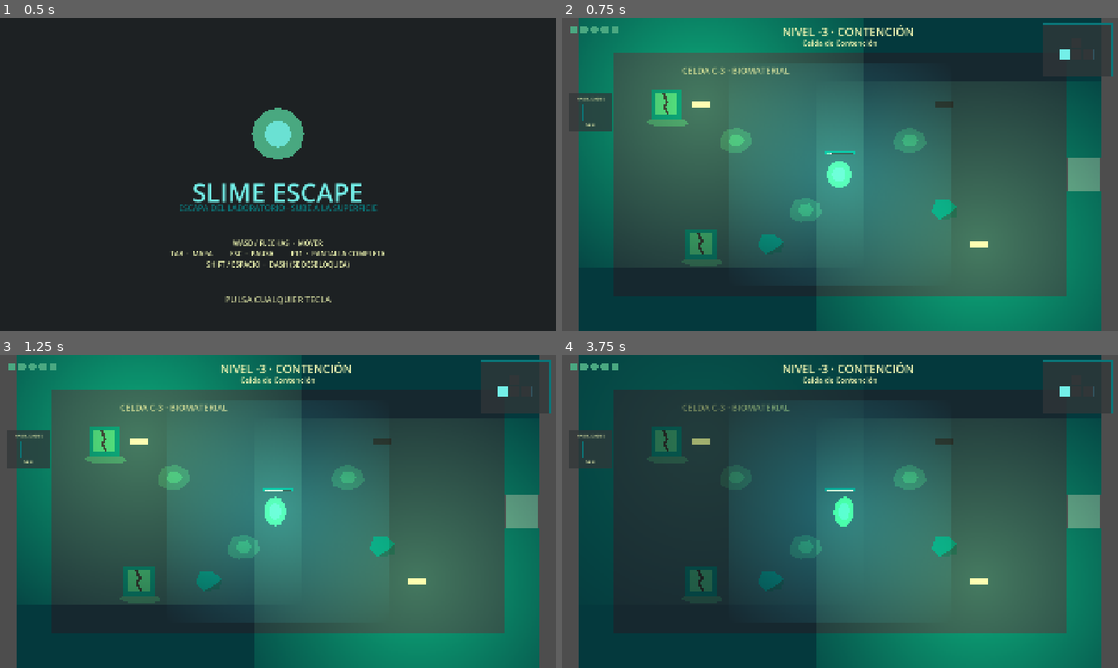
Above: before the commit, frames 1-4 (two rows, left to right).
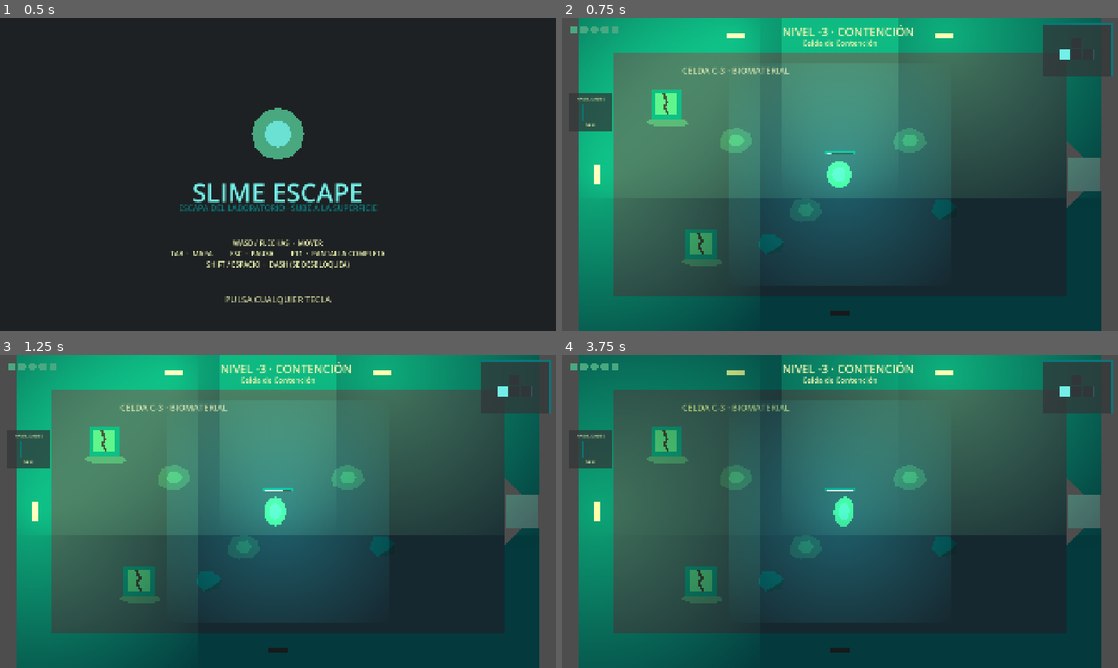
Above: after the commit, the same moments.

Repository: alfonso1031/game_jam
Game: Godot game, scene res://ui/title.tscn
Same seed, same stepped clock (60 frames per second), same inputs: the game is played once before the commit and once after it.
Inputs (mouse positions are in pixels of both pictures, inside the frame that each line leads up to):
- Up to frame 1 (0.5 s): no input
- Up to frame 2 (0.75 s): tap Enter at 0.5 s; move the mouse to (962, 158) at 0.52 s; hold D (move_right) from 0.53 s (still down); tap Shift (dash) at 0.6 s; click (962, 158) at 0.67 s
- Up to frame 3 (1.25 s): keep holding D (move_right)
- Up to frame 4 (3.75 s): tap Space at 1.25, 2.75 s; move the mouse to (728, 527) at 1.27 s; release D (move_right) at 1.28 s; hold S (move_down) 1.28-2.03 s; tap Shift (dash) every 0.75 s from 1.35 to 3.6 s; tap Enter at 2, 3.5 s; move the mouse to (895, 442) at 2.02 s; hold D (move_right) 2.03-2.78 s; move the mouse to (812, 574) at 2.77 s; hold W (move_up) 2.78-3.53 s; click (812, 574) at 2.92 s; move the mouse to (1006, 558) at 3.52 s; hold A (move_left) from 3.53 s (still down)

Frame 1 is identical in both runs. In frame 2, 60% of the frame differs, in the area x 3-97%, y 0-100%; in frame 3, 59%; in frame 4, 62%.

Commit message:
feat: puertas en embudo, lámparas de pared y carga mínima más corta
Puertas más fáciles de entrar sin tocar el diseño de las salas:

- El hueco del muro pasa de 120 a 240 px y las jambas de la escena de puerta lo
  estrechan en diagonal hasta el paso útil de 120 px, formando un embudo. Las
  jambas van en door.tscn / elevator.tscn dibujadas hacia el este y la escena
  se rota según `direction`, así que la geometría se escribe una vez y sirve
  para las cuatro orientaciones
- El embudo no serviría de nada por sí solo: hasta ahora cualquier roce cortaba
  el recorrido, así que tocar la diagonal habría contado como choque frontal.
  Se añade deflexión rasante: si el ángulo con la normal supera GRAZE_DOT el
  slime se desliza por la superficie y el recorrido continúa en la dirección
  desviada; solo los golpes frontales aturden. Aplica también al DASH
- Un hueco golpeado de frente sigue frenando en seco, así que el hueco de
  L2_BIOLAB sigue siendo una puerta de progresión

Lámparas: dejan de ser objetos sueltos en el suelo, donde se leían como cosas
recogibles, y pasan a estar empotradas en la banda de muro. Se declaran por
lado e índice de celda a lo largo de ese muro (lamps_n, dead_lamps_s, …) en vez
de por celda del suelo, y en los muros laterales el aplique se rota 90°. De
paso dejan de competir con tanques y escombros por las celdas del suelo.

MIN_CHARGE_TIME baja de 0.18 a 0.12 s: sigue castigando el machaque sin volver
torpe un toque rápido intencionado.

README: las instrucciones de arranque dejan de depender de una instalación
concreta. Se explica la vía del editor (importar la carpeta prueba_2/) y la de
consola con `godot --path prueba_2`, y se enlaza la descarga de Godot.

Diff:
--- a/prueba_2/actors/player/slime.gd
+++ b/prueba_2/actors/player/slime.gd
@@ -9,7 +9,7 @@
 const MAX_CHARGE_TIME := 1.0
 # Por debajo de este tiempo no hay impulso: machacar teclas no es movimiento.
 # El desplazamiento continuo es una habilidad futura (piernas).
-const MIN_CHARGE_TIME := 0.18
+const MIN_CHARGE_TIME := 0.12
 const MIN_DISTANCE := 112.0
 const MAX_DISTANCE := 520.0
 
@@ -41,6 +41,11 @@
 const DASH_RAMP := 0.22
 const DASH_TIME := 0.32
 const DASH_COOLDOWN := 0.8
+
+# Un impacto rasante desvía en vez de cortar el recorrido: es lo que hace que
+# las jambas en embudo de las puertas guíen hacia adentro. Por encima de este
+# coseno el golpe se considera frontal y sí aturde.
+const GRAZE_DOT := 0.85
 
 const INVULN_TIME := 1.0
 const KNOCKBACK := 620.0
@@ -163,10 +168,31 @@
 	var step: float = min(speed * delta, _remaining)
 	var collision := move_and_collide(_charge_dir * step)
 	_remaining -= step
+
 	if collision != null:
-		_begin_recovery(WALL_RECOVERY_TIME)
-	elif _remaining <= 0.001:
+		var deflected := _deflect(collision, _charge_dir)
+		if deflected == Vector2.ZERO:
+			_begin_recovery(WALL_RECOVERY_TIME)
+			return
+		_charge_dir = deflected
+		_facing = deflected
+
+	if _remaining <= 0.001:
 		_begin_recovery(RECOVERY_TIME)
+
+# Golpe rasante: se desliza por la superficie y el recorrido continúa en la
+# dirección desviada. Golpe frontal: devuelve ZERO y el llamador aturde.
+func _deflect(collision: KinematicCollision2D, dir: Vector2) -> Vector2:
+	var normal := collision.get_normal()
+	if -dir.dot(normal) >= GRAZE_DOT:
+		return Vector2.ZERO
+
+	var slide := collision.get_remainder().slide(normal)
+	if slide.is_zero_approx():
+		return Vector2.ZERO
+
+	move_and_collide(slide)
+	return slide.normalized()
 
 # Perfil compartido por el impulso y el DASH: arranca acelerando desde una
 # fracción del pico y cae exponencialmente hasta una velocidad final finita
@@ -225,9 +251,15 @@
 
 	var collision := move_and_collide(_facing * speed * delta)
 	_dash_time -= delta
+
 	if collision != null:
-		_end_dash(true)
-	elif _dash_time <= 0.0:
+		var deflected := _deflect(collision, _facing)
+		if deflected == Vector2.ZERO:
+			_end_dash(true)
+			return
+		_facing = deflected
+
+	if _dash_time <= 0.0:
 		_end_dash(false)
 
 func _end_dash(collided: bool) -> void:
--- a/prueba_2/world/props/door.gd
+++ b/prueba_2/world/props/door.gd
@@ -1,6 +1,10 @@
 extends Area2D
 
 const Palette := preload("res://core/palette.gd")
+
+# Las jambas en embudo están dibujadas mirando al este; la escena se rota para
+# que apunten hacia afuera del lado que corresponda.
+const OUTWARD_ROTATION := {"E": 0.0, "O": PI, "N": -PI / 2.0, "S": PI / 2.0}
 
 @export var direction: String = "E"
 
@@ -12,6 +16,7 @@
 @onready var plate: ColorRect = $Plate
 
 func _ready() -> void:
+	rotation = OUTWARD_ROTATION.get(direction, 0.0)
 	body_exited.connect(_on_body_exited)
 	_apply_seal_visual()
 	await get_tree().physics_frame
--- a/prueba_2/world/props/door.tscn
+++ b/prueba_2/world/props/door.tscn
@@ -19,4 +19,20 @@
 color = Color(0.45098, 0.937255, 0.909804, 0.5)
 mouse_filter = 2
 
+[node name="Jambs" type="StaticBody2D" parent="."]
+
+[node name="ShapeUpper" type="CollisionPolygon2D" parent="Jambs"]
+polygon = PackedVector2Array(-60, -120, 0, -60, 60, -60, 60, -120)
+
+[node name="ShapeLower" type="CollisionPolygon2D" parent="Jambs"]
+polygon = PackedVector2Array(-60, 120, 0, 60, 60, 60, 60, 120)
+
+[node name="VisualUpper" type="Polygon2D" parent="Jambs"]
+color = Color(0.039216, 0.466667, 0.478431, 1)
+polygon = PackedVector2Array(-60, -120, 0, -60, 60, -60, 60, -120)
+
+[node name="VisualLower" type="Polygon2D" parent="Jambs"]
+color = Color(0.039216, 0.466667, 0.478431, 1)
+polygon = PackedVector2Array(-60, 120, 0, 60, 60, 60, 60, 120)
+
 [connection signal="body_entered" from="." to="." method="_on_body_entered"]
--- a/prueba_2/world/props/elevator.gd
+++ b/prueba_2/world/props/elevator.gd
@@ -1,6 +1,8 @@
 extends Area2D
 
 const Palette := preload("res://core/palette.gd")
+
+const OUTWARD_ROTATION := {"E": 0.0, "O": PI, "N": -PI / 2.0, "S": PI / 2.0}
 
 @export var direction: String = "N"
 
@@ -10,6 +12,7 @@
 @onready var plate: ColorRect = $Plate
 
 func _ready() -> void:
+	rotation = OUTWARD_ROTATION.get(direction, 0.0)
 	body_exited.connect(_on_body_exited)
 	_apply_seal_visual()
 	await get_tree().physics_frame
--- a/prueba_2/world/props/elevator.tscn
+++ b/prueba_2/world/props/elevator.tscn
@@ -27,4 +27,20 @@
 color = Color(0.92549, 0.952941, 0.690196, 1)
 mouse_filter = 2
 
+[node name="Jambs" type="StaticBody2D" parent="."]
+
+[node name="ShapeUpper" type="CollisionPolygon2D" parent="Jambs"]
+polygon = PackedVector2Array(-60, -120, 0, -60, 60, -60, 60, -120)
+
+[node name="ShapeLower" type="CollisionPolygon2D" parent="Jambs"]
+polygon = PackedVector2Array(-60, 120, 0, 60, 60, 60, 60, 120)
+
+[node name="VisualUpper" type="Polygon2D" parent="Jambs"]
+color = Color(0.039216, 0.466667, 0.478431, 1)
+polygon = PackedVector2Array(-60, -120, 0, -60, 60, -60, 60, -120)
+
+[node name="VisualLower" type="Polygon2D" parent="Jambs"]
+color = Color(0.039216, 0.466667, 0.478431, 1)
+polygon = PackedVector2Array(-60, 120, 0, 60, 60, 60, 60, 120)
+
 [connection signal="body_entered" from="." to="." method="_on_body_entered"]
--- a/prueba_2/world/rooms/l2_ascensor.tscn
+++ b/prueba_2/world/rooms/l2_ascensor.tscn
@@ -11,15 +11,16 @@
 size = Vector2(120, 840)
 
 [sub_resource type="RectangleShape2D" id="3"]
-size = Vector2(840, 120)
+size = Vector2(780, 120)
 
 [sub_resource type="RectangleShape2D" id="4"]
-size = Vector2(120, 360)
+size = Vector2(120, 300)
 
 [node name="L2Ascensor" type="Node2D"]
 script = ExtResource("1")
-lamps = Array[Vector2i]([Vector2i(2, 1), Vector2i(10, 4)])
-dead_lamps = Array[Vector2i]([Vector2i(5, 1)])
+lamps_n = Array[int]([3, 9])
+lamps_o = Array[int]([3])
+dead_lamps_n = Array[int]([6])
 tanks = Array[Vector2i]([Vector2i(1, 4)])
 debris = Array[Vector2i]([Vector2i(3, 5), Vector2i(9, 1)])
 puddles = Array[Vector2i]([Vector2i(4, 4)])
@@ -50,12 +51,12 @@
 [node name="WallBottomLeft" type="ColorRect" parent="."]
 offset_left = 60.0
 offset_top = 960.0
-offset_right = 900.0
+offset_right = 840.0
 offset_bottom = 1080.0
 color = Color(0.039216, 0.466667, 0.478431, 1)
 
 [node name="WallBottomRight" type="ColorRect" parent="."]
-offset_left = 1020.0
+offset_left = 1080.0
 offset_top = 960.0
 offset_right = 1860.0
 offset_bottom = 1080.0
@@ -65,12 +66,12 @@
 offset_left = 1740.0
 offset_top = 120.0
 offset_right = 1860.0
-offset_bottom = 480.0
+offset_bottom = 420.0
 color = Color(0.039216, 0.466667, 0.478431, 1)
 
 [node name="WallRightLower" type="ColorRect" parent="."]
 offset_left = 1740.0
-offset_top = 600.0
+offset_top = 660.0
 offset_right = 1860.0
 offset_bottom = 960.0
 color = Color(0.039216, 0.466667, 0.478431, 1)
@@ -86,19 +87,19 @@
 shape = SubResource("2")
 
 [node name="BottomLeft" type="CollisionShape2D" parent="Walls"]
-position = Vector2(480, 1020)
+position = Vector2(450, 1020)
 shape = SubResource("3")
 
 [node name="BottomRight" type="CollisionShape2D" parent="Walls"]
-position = Vector2(1440, 1020)
+position = Vector2(1470, 1020)
 shape = SubResource("3")
 
 [node name="RightUpper" type="CollisionShape2D" parent="Walls"]
-position = Vector2(1800, 300)
+position = Vector2(1800, 270)
 shape = SubResource("4")
 
 [node name="RightLower" type="CollisionShape2D" parent="Walls"]
-position = Vector2(1800, 780)
+position = Vector2(1800, 810)
 shape = SubResource("4")
 
 [node name="ElevatorS" parent="." instance=ExtResource("3")]
--- a/prueba_2/world/rooms/l2_biolab.tscn
+++ b/prueba_2/world/rooms/l2_biolab.tscn
@@ -8,12 +8,13 @@
 size = Vector2(1800, 120)
 
 [sub_resource type="RectangleShape2D" id="2"]
-size = Vector2(120, 360)
+size = Vector2(120, 300)
 
 [node name="L2Biolab" type="Node2D"]
 script = ExtResource("1")
-lamps = Array[Vector2i]([Vector2i(3, 1), Vector2i(9, 5)])
-dead_lamps = Array[Vector2i]([Vector2i(10, 4)])
+lamps_n = Array[int]([3, 9])
+lamps_s = Array[int]([3, 9])
+dead_lamps_s = Array[int]([6])
 tanks = Array[Vector2i]([Vector2i(4, 1), Vector2i(5, 1), Vector2i(7, 5), Vector2i(8, 5)])
 debris = Array[Vector2i]([Vector2i(2, 5), Vector2i(10, 1)])
 puddles = Array[Vector2i]([Vector2i(4, 4), Vector2i(8, 2), Vector2i(9, 4)])
@@ -45,12 +46,12 @@
 offset_left = 60.0
 offset_top = 120.0
 offset_right = 180.0
-offset_bottom = 480.0
+offset_bottom = 420.0
 color = Color(0.039216, 0.466667, 0.478431, 1)
 
 [node name="WallLeftLower" type="ColorRect" parent="."]
 offset_left = 60.0
-offset_top = 600.0
+offset_top = 660.0
 offset_right = 180.0
 offset_bottom = 960.0
 color = Color(0.039216, 0.466667, 0.478431, 1)
@@ -59,12 +60,12 @@
 offset_left = 1740.0
 offset_top = 120.0
 offset_right = 1860.0
-offset_bottom = 480.0
+offset_bottom = 420.0
 color = Color(0.039216, 0.466667, 0.478431, 1)
 
 [node name="WallRightLower" type="ColorRect" parent="."]
 offset_left = 1740.0
-offset_top = 600.0
+offset_top = 660.0
 offset_right = 1860.0
 offset_bottom = 960.0
 color = Color(0.039216, 0.466667, 0.478431, 1)
@@ -80,19 +81,19 @@
 shape = SubResource("1")
 
 [node name="LeftUpper" type="CollisionShape2D" parent="Walls"]
-position = Vector2(120, 300)
+position = Vector2(120, 270)
 shape = SubResource("2")
 
 [node name="LeftLower" type="CollisionShape2D" parent="Walls"]
-position = Vector2(120, 780)
+position = Vector2(120, 810)
 shape = SubResource("2")
 
 [node name="RightUpper" type="CollisionShape2D" parent="Walls"]
-position = Vector2(1800, 300)
+position = Vector2(1800, 270)
 shape = SubResource("2")
 
 [node name="RightLower" type="CollisionShape2D" parent="Walls"]
-position = Vector2(1800, 780)
+position = Vector2(1800, 810)
 shape = SubResource("2")
 
 [node name="DoorO" parent="." instance=ExtResource("2")]
--- a/prueba_2/world/rooms/l2_esclusa.tscn
+++ b/prueba_2/world/rooms/l2_esclusa.tscn
@@ -10,11 +10,12 @@
 size = Vector2(120, 840)
 
 [sub_resource type="RectangleShape2D" id="3"]
-size = Vector2(120, 360)
+size = Vector2(120, 300)
 
 [node name="L2Esclusa" type="Node2D"]
 script = ExtResource("1")
-lamps = Array[Vector2i]([Vector2i(6, 1), Vector2i(3, 4), Vector2i(9, 4)])
+lamps_n = Array[int]([3, 6, 9])
+lamps_e = Array[int]([3])
 tanks = Array[Vector2i]([Vector2i(2, 1), Vector2i(10, 1)])
 debris = Array[Vector2i]([Vector2i(4, 5), Vector2i(8, 5)])
 puddles = Array[Vector2i]([Vector2i(6, 4)])
@@ -53,12 +54,12 @@
 offset_left = 60.0
 offset_top = 120.0
 offset_right = 180.0
-offset_bottom = 480.0
+offset_bottom = 420.0
 color = Color(0.039216, 0.466667, 0.478431, 1)
 
 [node name="WallLeftLower" type="ColorRect" parent="."]
 offset_left = 60.0
-offset_top = 600.0
+offset_top = 660.0
 offset_right = 180.0
 offset_bottom = 960.0
 color = Color(0.039216, 0.466667, 0.478431, 1)
@@ -78,11 +79,11 @@
 shape = SubResource("2")
 
 [node name="LeftUpper" type="CollisionShape2D" parent="Walls"]
-position = Vector2(120, 300)
+position = Vector2(120, 270)
 shape = SubResource("3")
 
 [node name="LeftLower" type="CollisionShape2D" parent="Walls"]
-position = Vector2(120, 780)
+position = Vector2(120, 810)
 shape = SubResource("3")
 
 [node name="DoorO" parent="." instance=ExtResource("2")]
--- a/prueba_2/world/rooms/l3_almacen.tscn
+++ b/prueba_2/world/rooms/l3_almacen.tscn
@@ -10,12 +10,13 @@
 size = Vector2(120, 840)
 
 [sub_resource type="RectangleShape2D" id="3"]
-size = Vector2(840, 120)
+size = Vector2(780, 120)
 
 [node name="L3Almacen" type="Node2D"]
 script = ExtResource("1")
-lamps = Array[Vector2i]([Vector2i(1, 1), Vector2i(11, 3)])
-dead_lamps = Array[Vector2i]([Vector2i(6, 1)])
+lamps_n = Array[int]([3, 9])
+lamps_e = Array[int]([3])
+dead_lamps_o = Array[int]([3])
 tanks = Array[Vector2i]([Vector2i(2, 2), Vector2i(3, 2), Vector2i(9, 4), Vector2i(10, 4)])
 debris = Array[Vector2i]([Vector2i(2, 4), Vector2i(10, 2)])
 puddles = Array[Vector2i]([Vector2i(3, 3), Vector2i(9, 3)])
@@ -53,12 +54,12 @@
 [node name="WallBottomLeft" type="ColorRect" parent="."]
 offset_left = 60.0
 offset_top = 960.0
-offset_right = 900.0
+offset_right = 840.0
 offset_bottom = 1080.0
 color = Color(0.039216, 0.466667, 0.478431, 1)
 
 [node name="WallBottomRight" type="ColorRect" parent="."]
-offset_left = 1020.0
+offset_left = 1080.0
 offset_top = 960.0
 offset_right = 1860.0
 offset_bottom = 1080.0
@@ -79,11 +80,11 @@
 shape = SubResource("2")
 
 [node name="BottomLeft" type="CollisionShape2D" parent="Walls"]
-position = Vector2(480, 1020)
+position = Vector2(450, 1020)
 shape = SubResource("3")
 
 [node name="BottomRight" type="CollisionShape2D" parent="Walls"]
-position = Vector2(1440, 1020)
+position = Vector2(1470, 1020)
 shape = SubResource("3")
 
 [node name="DoorS" parent="." instance=ExtResource("2")]
--- a/prueba_2/world/rooms/l3_celda.tscn
+++ b/prueba_2/world/rooms/l3_celda.tscn
@@ -10,12 +10,13 @@
 size = Vector2(120, 840)
 
 [sub_resource type="RectangleShape2D" id="3"]
-size = Vector2(120, 360)
+size = Vector2(120, 300)
 
 [node name="L3Celda" type="Node2D"]
 script = ExtResource("1")
-lamps = Array[Vector2i]([Vector2i(2, 1), Vector2i(10, 5)])
-dead_lamps = Array[Vector2i]([Vector2i(9, 1)])
+lamps_n = Array[int]([3, 9])
+lamps_o = Array[int]([3])
+dead_lamps_s = Array[int]([6])
 tanks = Array[Vector2i]([Vector2i(1, 1), Vector2i(2, 5)])
 debris = Array[Vector2i]([Vector2i(4, 5), Vector2i(9, 4)])
 puddles = Array[Vector2i]([Vector2i(3, 2), Vector2i(5, 4), Vector2i(8, 2)])
@@ -54,12 +55,12 @@
 offset_left = 1740.0
 offset_top = 120.0
 offset_right = 1860.0
-offset_bottom = 480.0
+offset_bottom = 420.0
 color = Color(0.039216, 0.466667, 0.478431, 1)
 
 [node name="WallRightLower" type="ColorRect" parent="."]
 offset_left = 1740.0
-offset_top = 600.0
+offset_top = 660.0
 offset_right = 1860.0
 offset_bottom = 960.0
 color = Color(0.039216, 0.466667, 0.478431, 1)
@@ -79,11 +80,11 @@
 shape = SubResource("2")
 
 [node name="RightUpper" type="CollisionShape2D" parent="Walls"]
-position = Vector2(1800, 300)
+position = Vector2(1800, 270)
 shape = SubResource("3")
 
 [node name="RightLower" type="CollisionShape2D" parent="Walls"]
-position = Vector2(1800, 780)
+position = Vector2(1800, 810)
 shape = SubResource("3")
 
 [node name="DoorE" parent="." instance=ExtResource("2")]
--- a/prueba_2/world/rooms/l3_nucleo.tscn
+++ b/prueba_2/world/rooms/l3_nucleo.tscn
@@ -6,10 +6,10 @@
 [ext_resource type="PackedScene" path="res://actors/boss/boss_core.tscn" id="4"]
 
 [sub_resource type="RectangleShape2D" id="1"]
-size = Vector2(840, 120)
+size = Vector2(780, 120)
 
 [sub_resource type="RectangleShape2D" id="2"]
-size = Vector2(120, 360)
+size = Vector2(120, 300)
 
 [sub_resource type="RectangleShape2D" id="3"]
 size = Vector2(120, 840)
@@ -19,8 +19,8 @@
 
 [node name="L3Nucleo" type="Node2D"]
 script = ExtResource("1")
-lamps = Array[Vector2i]([Vector2i(2, 5), Vector2i(10, 5)])
-dead_lamps = Array[Vector2i]([Vector2i(2, 1), Vector2i(10, 1)])
+lamps_s = Array[int]([3, 9])
+dead_lamps_n = Array[int]([2, 10])
 tanks = Array[Vector2i]([Vector2i(1, 1), Vector2i(11, 1), Vector2i(1, 5), Vector2i(11, 5)])
 puddles = Array[Vector2i]([Vector2i(5, 2), Vector2i(6, 4), Vector2i(7, 4)])
 sign_text = "CHOCA EL NÚCLEO CUANDO SE ABRA"
@@ -36,12 +36,12 @@
 [node name="WallTopLeft" type="ColorRect" parent="."]
 offset_left = 60.0
 offset_top = 0.0
-offset_right = 900.0
+offset_right = 840.0
 offset_bottom = 120.0
 color = Color(0.039216, 0.466667, 0.478431, 1)
 
 [node name="WallTopRight" type="ColorRect" parent="."]
-offset_left = 1020.0
+offset_left = 1080.0
 offset_top = 0.0
 offset_right = 1860.0
 offset_bottom = 120.0
@@ -51,12 +51,12 @@
 offset_left = 60.0
 offset_top = 120.0
 offset_right = 180.0
-offset_bottom = 480.0
+offset_bottom = 420.0
 color = Color(0.039216, 0.466667, 0.478431, 1)
 
 [node name="WallLeftLower" type="ColorRect" parent="."]
 offset_left = 60.0
-offset_top = 600.0
+offset_top = 660.0
 offset_right = 180.0
 offset_bottom = 960.0
 color = Color(0.039216, 0.466667, 0.478431, 1)
@@ -78,19 +78,19 @@
 [node name="Walls" type="StaticBody2D" parent="."]
 
 [node name="TopLeft" type="CollisionShape2D" parent="Walls"]
-position = Vector2(480, 60)
+position = Vector2(450, 60)
 shape = SubResource("1")
 
 [node name="TopRight" type="CollisionShape2D" parent="Walls"]
-position = Vector2(1440, 60)
+position = Vector2(1470, 60)
 shape = SubResource("1")
 
 [node name="LeftUpper" type="CollisionShape2D" parent="Walls"]
-position = Vector2(120, 300)
+position = Vector2(120, 270)
 shape = SubResource("2")
 
 [node name="LeftLower" type="CollisionShape2D" parent="Walls"]
-position = Vector2(120, 780)
+position = Vector2(120, 810)
 shape = SubResource("2")
 
 [node name="Right" type="CollisionShape2D" parent="Walls"]
--- a/prueba_2/world/rooms/l3_pasillo.tscn
+++ b/prueba_2/world/rooms/l3_pasillo.tscn
@@ -4,18 +4,18 @@
 [ext_resource type="PackedScene" path="res://world/props/door.tscn" id="2"]
 
 [sub_resource type="RectangleShape2D" id="1"]
-size = Vector2(840, 120)
+size = Vector2(780, 120)
 
 [sub_resource type="RectangleShape2D" id="2"]
 size = Vector2(1800, 120)
 
 [sub_resource type="RectangleShape2D" id="3"]
-size = Vector2(120, 360)
+size = Vector2(120, 300)
 
 [node name="L3Pasillo" type="Node2D"]
 script = ExtResource("1")
-lamps = Array[Vector2i]([Vector2i(2, 1), Vector2i(10, 1)])
-dead_lamps = Array[Vector2i]([Vector2i(4, 5)])
+lamps_n = Array[int]([2, 10])
+dead_lamps_s = Array[int]([6])
 tanks = Array[Vector2i]([Vector2i(9, 5)])
 debris = Array[Vector2i]([Vector2i(2, 5), Vector2i(11, 5)])
 puddles = Array[Vector2i]([Vector2i(4, 2), Vector2i(8, 4)])
@@ -32,12 +32,12 @@
 [node name="WallTopLeft" type="ColorRect" parent="."]
 offset_left = 60.0
 offset_top = 0.0
-offset_right = 900.0
+offset_right = 840.0
 offset_bottom = 120.0
 color = Color(0.039216, 0.466667, 0.478431, 1)
 
 [node name="WallTopRight" type="ColorRect" parent="."]
-offset_left = 1020.0
+offset_left = 1080.0
 offset_top = 0.0
 offset_right = 1860.0
 offset_bottom = 120.0
@@ -54,12 +54,12 @@
 offset_left = 60.0
 offset_top = 120.0
 offset_right = 180.0
-offset_bottom = 480.0
+offset_bottom = 420.0
 color = Color(0.039216, 0.466667, 0.478431, 1)
 
 [node name="WallLeftLower" type="ColorRect" parent="."]
 offset_left = 60.0
-offset_top = 600.0
+offset_top = 660.0
 offset_right = 180.0
 offset_bottom = 960.0
 color = Color(0.039216, 0.466667, 0.478431, 1)
@@ -68,12 +68,12 @@
 offset_left = 1740.0
 offset_top = 120.0
 offset_right = 1860.0
-offset_bottom = 480.0
+offset_bottom = 420.0
 color = Color(0.039216, 0.466667, 0.478431, 1)
 
 [node name="WallRightLower" type="ColorRect" parent="."]
 offset_left = 1740.0
-offset_top = 600.0
+offset_top = 660.0
 offset_right = 1860.0
 offset_bottom = 960.0
 color = Color(0.039216, 0.466667, 0.478431, 1)
@@ -81,11 +81,11 @@
 [node name="Walls" type="StaticBody2D" parent="."]
 
 [node name="TopLeft" type="CollisionShape2D" parent="Walls"]
-position = Vector2(480, 60)
+position = Vector2(450, 60)
 shape = SubResource("1")
 
 [node name="TopRight" type="CollisionShape2D" parent="Walls"]
-position = Vector2(1440, 60)
+position = Vector2(1470, 60)
 shape = SubResource("1")
 
 [node name="Bottom" type="CollisionShape2D" parent="Walls"]
@@ -93,19 +93,19 @@
 shape = SubResource("2")
 
 [node name="LeftUpper" type="CollisionShape2D" parent="Walls"]
-position = Vector2(120, 300)
+position = Vector2(120, 270)
 shape = SubResource("3")
 
 [node name="LeftLower" type="CollisionShape2D" parent="Walls"]
-position = Vector2(120, 780)
+position = Vector2(120, 810)
 shape = SubResource("3")
 
 [node name="RightUpper" type="CollisionShape2D" parent="Walls"]
-position = Vector2(1800, 300)
+position = Vector2(1800, 270)
 shape = SubResource("3")
 
 [node name="RightLower" type="CollisionShape2D" parent="Walls"]
-position = Vector2(1800, 780)
+position = Vector2(1800, 810)
 shape = SubResource("3")
 
 [node name="DoorO" parent="." instance=ExtResource("2")]
--- a/prueba_2/world/rooms/room.gd
+++ b/prueba_2/world/rooms/room.gd
@@ -13,8 +13,24 @@
 
 const BOUNDS := Rect2(60, 0, 1800, 1080)
 
-@export var lamps: Array[Vector2i] = []
-@export var dead_lamps: Array[Vector2i] = []
+# Centro de cada banda de muro: las lámparas van empotradas ahí, no sueltas en
+# el suelo — así se leen como parte del laboratorio y no como objetos que
+# se puedan recoger.
+const WALL_N_Y := 60.0
+const WALL_S_Y := 1020.0
+const WALL_O_X := 120.0
+const WALL_E_X := 1800.0
+
+# Índice de celda a lo largo del muro: 0..12 en N/S, 0..6 en E/O.
+@export var lamps_n: Array[int] = []
+@export var lamps_s: Array[int] = []
+@export var lamps_e: Array[int] = []
+@export var lamps_o: Array[int] = []
+@export var dead_lamps_n: Array[int] = []
+@export var dead_lamps_s: Array[int] = []
+@export var dead_lamps_e: Array[int] = []
+@export var dead_lamps_o: Array[int] = []
+
 @export var tanks: Array[Vector2i] = []
 @export var debris: Array[Vector2i] = []
 @export var puddles: Array[Vector2i] = []
@@ -22,17 +38,19 @@
 @export var sign_cell: Vector2i = Vector2i(6, 0)
 
 func _ready() -> void:
-	# Orden de abajo hacia arriba: manchas, escombros, tanques, luces.
+	# Orden de abajo hacia arriba: manchas, escombros, tanques.
 	_spawn_at(PuddleScene, puddles)
 	_spawn_at(DebrisScene, debris)
 	_spawn_at(TankScene, tanks)
-	_spawn_at(LampScene, lamps)
 
-	for cell in dead_lamps:
-		var lamp: Node2D = LampScene.instantiate()
-		lamp.dead = true
-		lamp.position = cell_center(cell)
-		add_child(lamp)
+	_spawn_wall_lamps("N", lamps_n, false)
+	_spawn_wall_lamps("S", lamps_s, false)
+	_spawn_wall_lamps("E", lamps_e, false)
+	_spawn_wall_lamps("O", lamps_o, false)
+	_spawn_wall_lamps("N", dead_lamps_n, true)
+	_spawn_wall_lamps("S", dead_lamps_s, true)
+	_spawn_wall_lamps("E", dead_lamps_e, true)
+	_spawn_wall_lamps("O", dead_lamps_o, true)
 
 	if sign_text != "":
 		_spawn_sign()
@@ -46,6 +64,27 @@
 		node.position = cell_center(cell)
 		add_child(node)
 
+func _spawn_wall_lamps(side: String, indices: Array[int], dead: bool) -> void:
+	for index in indices:
+		var lamp: Node2D = LampScene.instantiate()
+		lamp.dead = dead
+		lamp.position = wall_lamp_position(side, index)
+		# En los muros laterales el aplique va vertical.
+		lamp.rotation = PI / 2.0 if side == "E" or side == "O" else 0.0
+		add_child(lamp)
+
+func wall_lamp_position(side: String, index: int) -> Vector2:
+	var along: float = INTERIOR_ORIGIN.x + index * CELL + CELL * 0.5
+	match side:
+		"N":
+			return Vector2(along, WALL_N_Y)
+		"S":
+			return Vector2(along, WALL_S_Y)
+		"O":
+			return Vector2(WALL_O_X, INTERIOR_ORIGIN.y + index * CELL + CELL * 0.5)
+		_:
+			return Vector2(WALL_E_X, INTERIOR_ORIGIN.y + index * CELL + CELL * 0.5)
+
 func _spawn_sign() -> void:
 	var label := Label.new()
 	label.text = sign_text
Not shown, changed: docs/ARQUITECTURA.md
Not shown, changed: docs/agents/REFERENCIA.md
